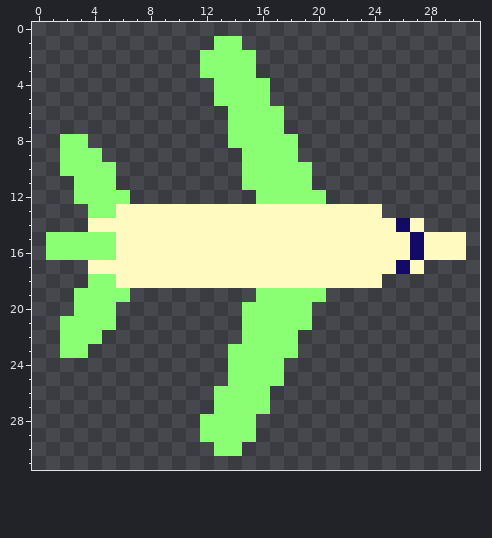
Pixel-art sprite, stored at res/Aircraft4.png. Above: the version before the commit.
The file is 32x32 pixels.
The same view after the edit:
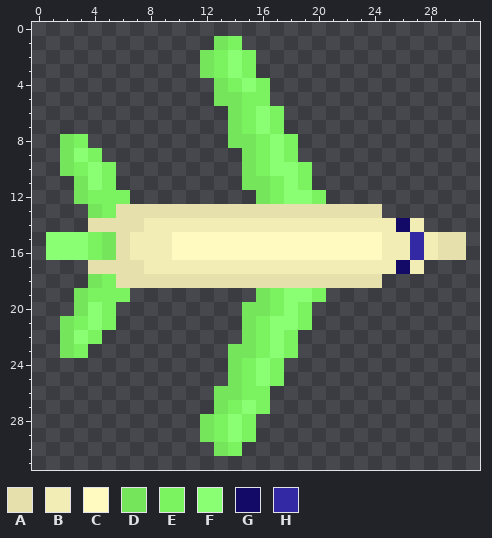
Palette (. is transparent): A #e5e0ac  B #f2edb5  C #fffabf  D #75e55b  E #7bf260  F #8bff73  G #120a66  H #3329a5
From the commit log: Beautified aircraft images, smooth helicopter animation
Diff:
@@ x 0..31 @@
  0 ................................
- 1 .............FF.................
- 2 ............FFFF................
- 3 ............FFFF................
- 4 .............FFFF...............
- 5 .............FFFF...............
- 6 ..............FFFF..............
- 7 ..............FFFF..............
- 8 ..FF..........FFFFF.............
- 9 ..FFF..........FFFF.............
-10 ..FFFF.........FFFFF............
-11 ...FFF.........FFFFF............
-12 ...FFFF.........FFFFF...........
-13 ....FFCCCCCCCCCCCCCCCCCCC.......
-14 ....CCCCCCCCCCCCCCCCCCCCCCGC....
-15 .FFFFFCCCCCCCCCCCCCCCCCCCCCGCCC.
-16 .FFFFFCCCCCCCCCCCCCCCCCCCCCGCCC.
-17 ....CCCCCCCCCCCCCCCCCCCCCCGC....
-18 ....FFCCCCCCCCCCCCCCCCCCC.......
-19 ...FFFF.........FFFFF...........
-20 ...FFF.........FFFFF............
-21 ..FFFF.........FFFFF............
-22 ..FFF..........FFFF.............
-23 ..FF..........FFFFF.............
-24 ..............FFFF..............
-25 ..............FFFF..............
-26 .............FFFF...............
-27 .............FFFF...............
-28 ............FFFF................
-29 ............FFFF................
-30 .............FF.................
+ 1 .............DE.................
+ 2 ............DEFE................
+ 3 ............DEFE................
+ 4 .............DEFE...............
+ 5 .............DDEE...............
+ 6 ..............DEFE..............
+ 7 ..............DEFE..............
+ 8 ..DE..........DDEFE.............
+ 9 ..DFE..........DEFE.............
+10 ..DEFE.........DEFFE............
+11 ...DFE.........DDEFE............
+12 ...DEEE.........DEFFE...........
+13 ....DEAAAAAAAAAAAAAAAAAAA.......
+14 ....AAAABBBBBBBBBBBBBBBBBBGB....
+15 .FFFEDABBBCCCCCCCCCCCCCCCBBHBAA.
+16 .FFFEDABBBCCCCCCCCCCCCCCCBBHBAA.
+17 ....AAAABBBBBBBBBBBBBBBBBBGB....
+18 ....DEAAAAAAAAAAAAAAAAAAA.......
+19 ...DEEE.........DEFFE...........
+20 ...DFE.........DDEFE............
+21 ..DEFE.........DEFFE............
+22 ..DFE..........DEFE.............
+23 ..DE..........DDEFE.............
+24 ..............DEFE..............
+25 ..............DEFE..............
+26 .............DDEE...............
+27 .............DEFE...............
+28 ............DEFE................
+29 ............DEFE................
+30 .............DE.................
 31 ................................
Where, in picture pixels (left, top, right, bottom), the same in both pictures:
changed: (60, 36, 466, 456)
